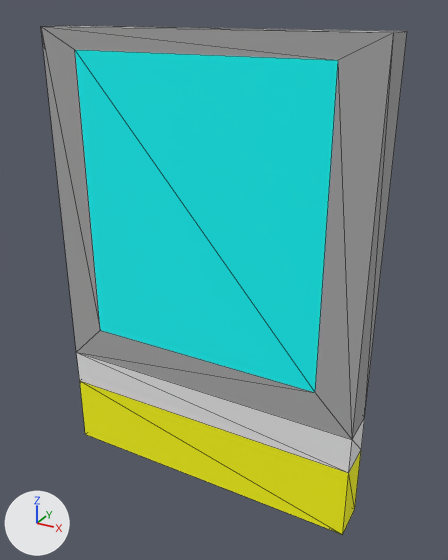
Renders of the OBJ model Hacky Models Obj/HockeyBoards.obj from each side of a commit.
Rendered twice from a camera (50 mm lens) standing at (11.8, -23.5, 24.8) and looking at (-2.3, 2.0, 12.1). Every picture has the same lights, and +X, +Y and +Z are marked at lower left. Mesh edges are drawn as thin lines. Where no turn or scale is listed for an object, it has been applied to the vertices. Vertices at the same position are counted once.

Objects in the first picture: 'HockeyBoards'.
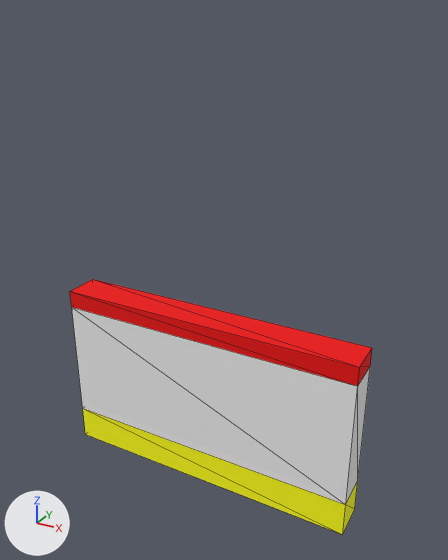
Commit message: Hockey Boards Scaled
New model versions for Hockey Boards

Location of each change, [x1, y1, x2, y2] in pixels of the pictures (448 x 560 px):
'HockeyBoards', reshaped (17% narrower, 50% shorter)
    before: [41, 25, 407, 535]
    after: [70, 279, 372, 535]

What changed in the scene script:
```text
Change me_hockeyboards:
    used by ob_hockeyboards; location = (0.0, 0.0, 0.0)
    remove me_hockeyboards.from_pydata(...)  # 24 vertices, 44 faces; spans x -11.5..5.5, y 0.5..2.5, z 0.0..24.0
    add me_hockeyboards.from_pydata(...)  # 16 vertices, 28 faces; spans x -11.5..5.5, y 0.5..2.5, z 0.0..10.0
    me_hockeyboards part 1
    12 vertices are removed from x -11.5..5.5, y 0.5..2.5, z 8.0..24.0
    26 faces are deleted
    4 vertices in x -11.5..5.5, y 0.5..2.5, z 4.0 move by (0.0, 0.0, -2.0)
    4 vertices in x -11.5..5.5, y 0.5..2.5, z 6.0 move by (0.0, 0.0, 3.0)
    4 vertices are added at (-11.5, 0.5, 10.0), (-11.5, 2.5, 10.0), (5.5, 0.5, 10.0), (5.5, 2.5, 10.0)
    10 new faces join them
```
